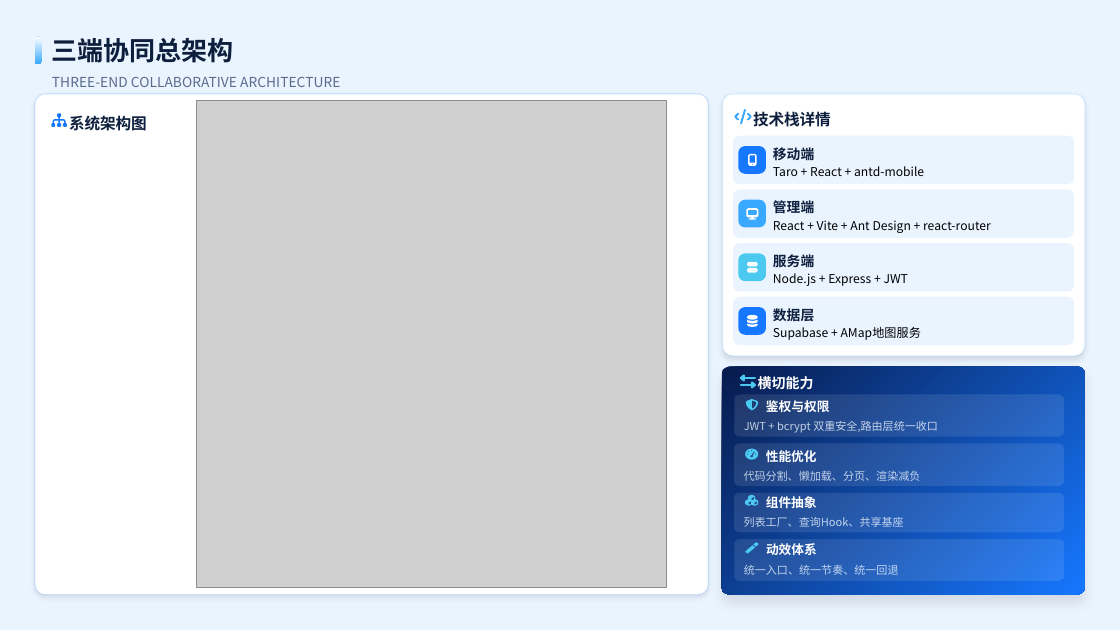
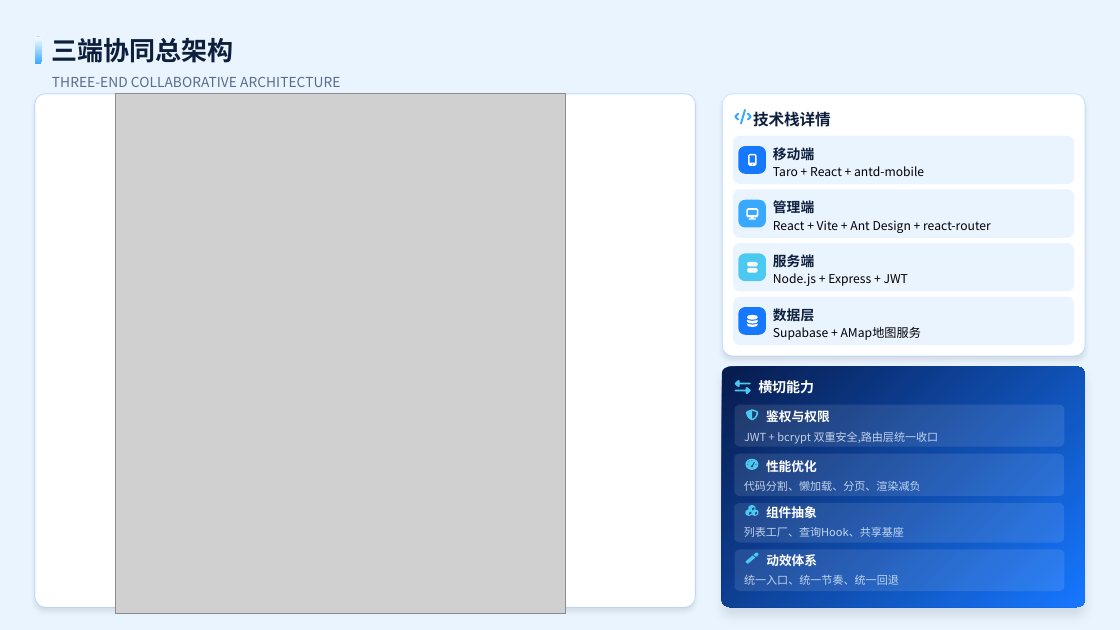
Before and after one commit to chendingya/EaseStay, a slide deck: slide 4 of docs/易宿酒店预订平台 - 三端架构设计与技术实现_修订版.pptx. Drawn at 1120x630 pixels with LibreOffice and Linux fonts; fonts in the diff are those of the drawing; grey boxes stand for pictures. Boxes give left, top, right and bottom in pixels: in the first picture for what was removed or moved away, otherwise in the second. Text is boxed around its words. In the diff, an @@ line names an element or a change of style, - is before the commit and + after.

Commit message:
feat: 添加三端系统总架构图文档，更新移动端业务流程图

```diff
--- a/docs/易宿酒店预订平台 - 三端架构设计与技术实现_修订版.pptx
+++ b/docs/易宿酒店预订平台 - 三端架构设计与技术实现_修订版.pptx
@@ freeform shape: place and size @@
-freeform shape at box(35, 94, 708, 595)
+freeform shape at box(35, 94, 696, 607)
@@ freeform shape removed at box(51, 113, 67, 129) @@
@@ text removed at box(69, 115, 147, 131) @@
-系统架构图
@@ picture: place and size @@
-picture at box(197, 101, 666, 588)
+picture at box(115, 94, 565, 614)
@@ freeform shape: place and size @@
-freeform shape at box(722, 366, 1085, 595)
+freeform shape at box(722, 366, 1085, 607)
@@ freeform shape: place and size @@
-freeform shape at box(740, 375, 756, 389)
+freeform shape at box(734, 381, 750, 395)
@@ text "横切能力": place and size @@
-text "横切能力" at box(758, 376, 814, 390)
+text "横切能力" at box(758, 380, 814, 393)
@@ 8 texts, 8 freeform shapes: place and size @@
-8 texts, 8 freeform shapes at box(734, 395, 1065, 581)
+8 texts, 8 freeform shapes at box(734, 405, 1065, 592)
```
Also in this commit, not shown: 11 other slides changed, 5 other files.
